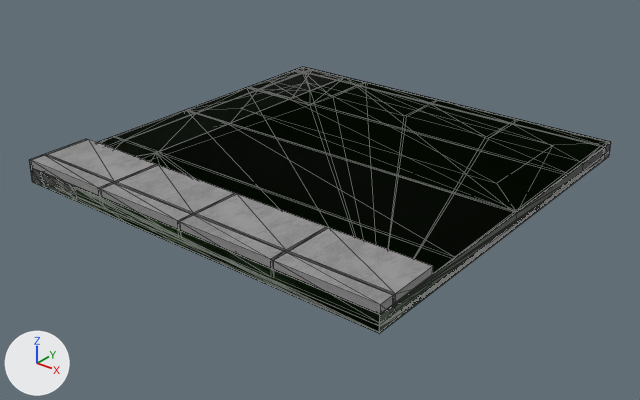
Renders of the glTF model common/game/tilesets/suburban_neighborhood/ground/ground_tiles.glb from each side of a commit.
Before and after are seen from a 50 mm camera at (9.77, -12.52, 6.7) aimed at (0.07, -0.4, -0.82). Lighting does not change. The marker at lower left points along +X, +Y and +Z. Mesh edges are drawn as thin lines. Objects named as collision shapes, trigger or cutter boxes, shadow casters or lower levels of detail are left out. Where no turn or scale is listed for an object, it has been applied to the vertices. Vertices at the same position are counted once.

Before the edit, the objects in view are built like this:
```python
me_cube_006 = bpy.data.meshes.new('Cube.006')
me_cube_006.from_pydata(...)  # 16 vertices, 24 faces; spans x -4.0..4.0, y -4.0..4.0, z -0.32..-0.02
# faces by material slot: [8, 14, 2]
me_cube_006.materials.append(mat_grass)  # picture img_grassy_grass
me_cube_006.materials.append(mat_cement)
me_cube_006.materials.append(mat_material)  # cyan #00e7e2
me_cube_015 = bpy.data.meshes.new('Cube.015')
me_cube_015.from_pydata(...)  # 54 vertices, 82 faces; spans x -4.0..4.0, y -4.0..-2.67, z -0.15..0.15
# faces by material slot: [6, 32, 44]
me_cube_015.materials.append(mat_grass)  # picture img_grassy_grass
me_cube_015.materials.append(mat_cement)
me_cube_015.materials.append(mat_dark_cement)  # black #3d3d3d
me_cube_031 = bpy.data.meshes.new('Cube.031')
me_cube_031.from_pydata(...)  # 85 vertices, 136 faces; spans x -4.0..4.0, y -4.0..4.0, z -0.3..0.0
# faces by material slot: [60, 32, 44]
me_cube_031.materials.append(mat_grass)  # picture img_grassy_grass
me_cube_031.materials.append(mat_cement)
me_cube_031.materials.append(mat_dark_cement)  # black #3d3d3d
ob_pool = bpy.data.objects.new('pool', me_cube_006)
ob_pool.location = (0.0, 0.0, 0.0)
ob_sidewalk_only = bpy.data.objects.new('sidewalk_only', me_cube_015)
ob_sidewalk_only.location = (0.0, 0.0, 0.0)
ob_yard_sidewalk_straight_edge = bpy.data.objects.new('yard_sidewalk_straight_edge', me_cube_031)
ob_yard_sidewalk_straight_edge.location = (0.0, 0.0, 0.0)
# also in view: 'yard_grass_only' at (0.0, 0.0, -0.15); 'yard_sidewalk_inner_corner' at (0.0, 0.0, -0.15); 'yard_sidewalk_outer_corner' at (0.0, 0.0, -0.15); 'yard_sidewalk_driveway' at (0.0, 0.0, -0.15)
```
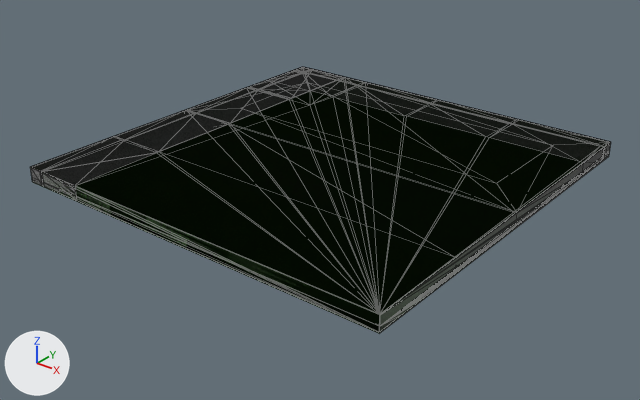
Commit message: Updated ground tiles

Changed parts and their boxes (x1, y1, x2, y2) in the pictures (640 x 400 px):
'sidewalk_only', deleted
    before: (29, 139, 433, 323)
    faces in mat_cement: (31, 140, 433, 323)
    faces in mat_dark_cement (black #3d3d3d): (29, 139, 395, 312)
'yard_sidewalk_straight_edge', reshaped
    before: (31, 67, 608, 331)
    after: (31, 68, 608, 312)
part 1 of me_cube_031, cut back
    before: (75, 78, 604, 326)
    after: (78, 77, 608, 312)

The change, as a diff of the scene's bpy script:
```diff
--- a/common/game/tilesets/suburban_neighborhood/ground/ground_tiles.glb.py
+++ b/common/game/tilesets/suburban_neighborhood/ground/ground_tiles.glb.py
@@ me_cube_031 @@
 # used by ob_yard_sidewalk_straight_edge; location = (0.0, 0.0, 0.0)
-me_cube_031.from_pydata(...)  # 85 vertices, 136 faces; spans x -4.0..4.0, y -4.0..4.0, z -0.3..0.0
+me_cube_031.from_pydata(...)  # 55 vertices, 91 faces; spans x -4.0..4.0, y -4.0..4.0, z -0.3..0.0
+# me_cube_031 part 1
+# 30 vertices are removed from x -1.33..4.0, y -4.0..4.0, z -0.3..0.0
+# 57 faces are deleted
+# 12 new faces join them, mat_grass (picture img_grassy_grass)
 me_cube_031.materials.append(mat_grass)
@@ ob_sidewalk_only @@
-ob_sidewalk_only = bpy.data.objects.new('sidewalk_only', me_cube_015)
-ob_sidewalk_only.location = (0.0, 0.0, 0.0)
```
